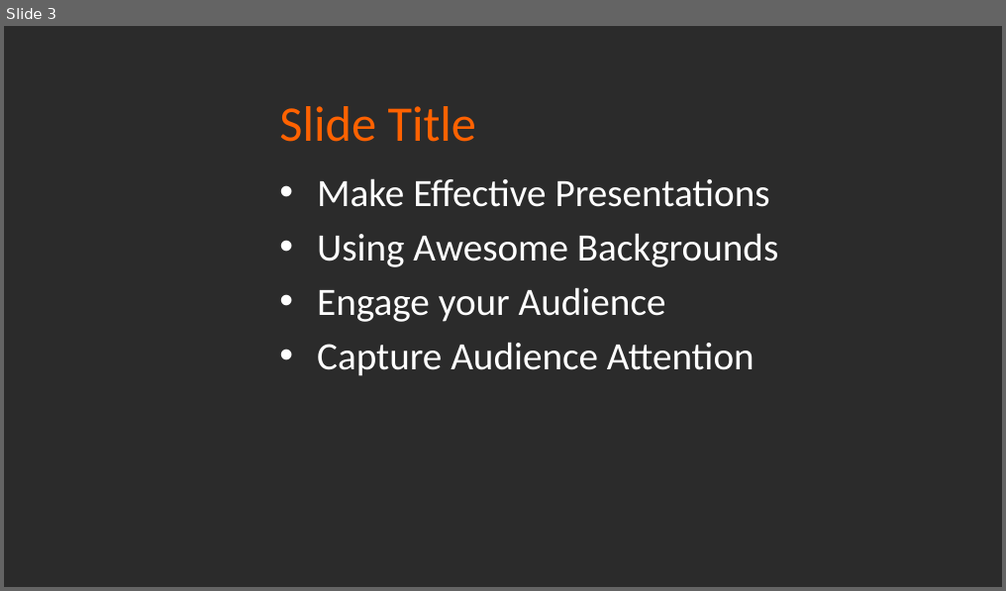
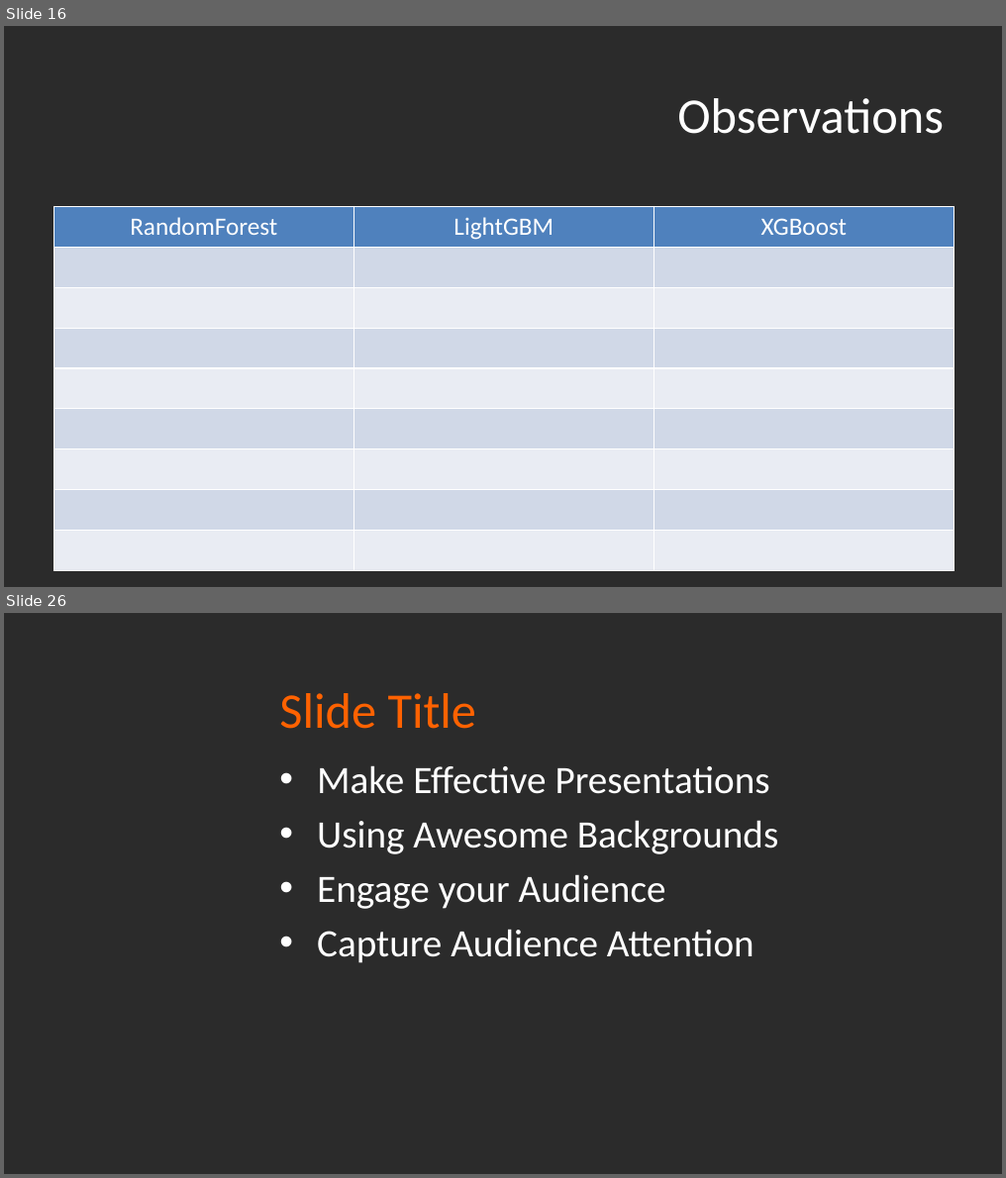
Before and after one commit to brian-campbell/ai-bootcamp-project-2, a slide deck: Machine_Learning_of_Phishing_URL_Data_.pptx. Shown one above the other, each under a label of ours: slide 3 before the commit, slides 16 and 26 after it; the slides between them are not shown. The pictures are 1006x591 and 1006x1178 pixels, drawn with LibreOffice and Linux fonts; fonts in the diff are those of the drawing; background and template pictures are left out; a plain dark background stands for a picture behind light text. Boxes give left, top, right and bottom in pixels: in the first picture for what was removed or moved away, otherwise in the second. Text is boxed around its words. In the diff, an @@ line names an element or a change of style, - is before the commit and + after.

```diff
--- a/Machine_Learning_of_Phishing_URL_Data_.pptx
+++ b/Machine_Learning_of_Phishing_URL_Data_.pptx
@@ slide 16 added at (x1=4, y1=26, x2=1002, y2=587), background picture (left out) @@
@@ title added at (x1=677, y1=98, x2=944, y2=134), 36 pt, text #FFFFFF @@
+Observations
@@ table added at (x1=54, y1=206, x2=955, y2=570), 9 rows, 3 columns @@
+RandomForest | LightGBM | XGBoost
+ |  | 
+ |  | 
+ |  | 
+ |  | 
+ |  | 
+ |  | 
+ |  | 
+ |  | 
@@ what was slide 3 is now slide 26 @@
```
Also in this commit, not shown: 1 slide changed, 23 other slides added, 1 slide removed, 2 other files.
